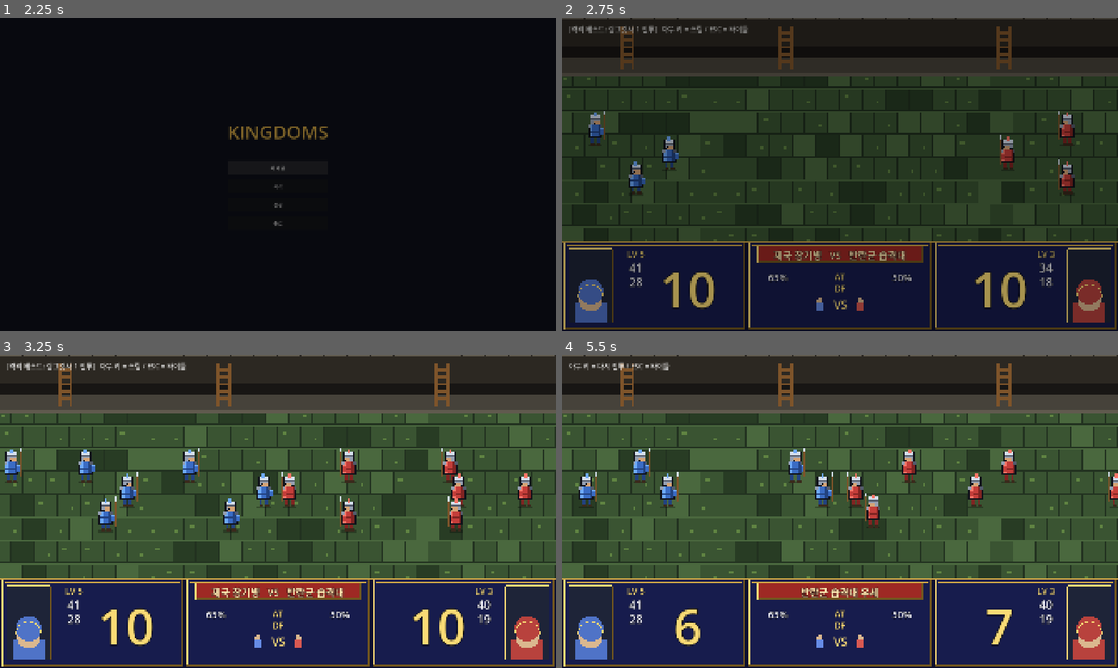
Above: before the commit, frames 1-4 (two rows, left to right).
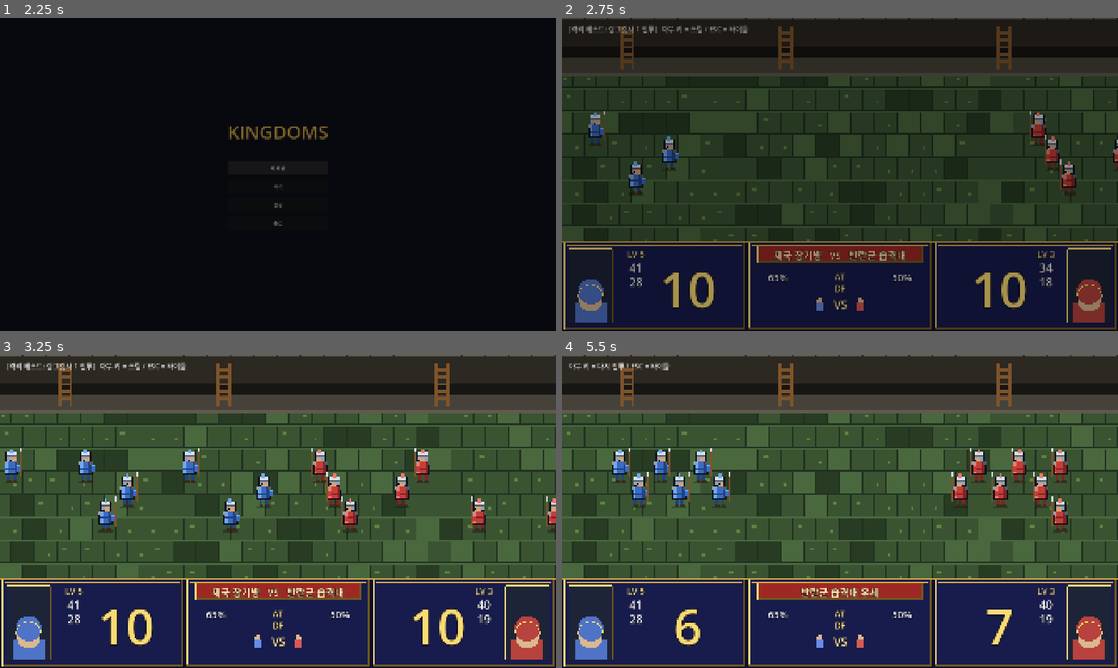
Above: after the commit, the same moments.

Repository: Johnyworld/kingdoms
Game: Godot game, scene res://scenes/splash/splash.tscn
The game is run twice, just before and just after one commit, with the same random seed, the same clock (stepped at 60 frames per second) and the same inputs.
Inputs (mouse positions are in pixels of both pictures, inside the frame that each line leads up to):
- Up to frame 1 (2.25 s): tap Enter at 0.5 s; move the mouse to (400, 158) at 0.52 s; hold D 0.53-1.25 s; hold Shift 0.53-1.25 s; click (400, 158) at 0.67 s; click "새 게임" at 1.25 s; click "새 게임" at 2 s
- Up to frame 2 (2.75 s): no input
- Up to frame 3 (3.25 s): drag from (166, 527) to (250, 574) at 2.77 s
- Up to frame 4 (5.5 s): move the mouse to (895, 442) at 3.52 s; hold D 3.53-4.25 s; tap Ctrl at 3.6 s; drag from (812, 574) to (673, 464) at 4.27 s; move the mouse to (1006, 558) at 5.02 s; hold A from 5.03 s (still down); tap Alt at 5.1 s

Frame 1 is identical in both runs. In frame 2, 1.1% of the frame differs, in the area x 78-100%, y 29-57%; in frame 3, 2.8%; in frame 4, 5.3%, in the area x 3-100%, y 29-57%.

Commit message:
feat(lang-battle): 전투 연출 재작성 — 자동 공방 + 킬 전 구간 분산 + 마지막 일괄 복귀
- 자동 공방 cadence(_auto_strike): 접전 병사가 STRIKE_INTERVAL(0.42s±)마다 자기 타겟에 공방 → 전투 내내
  계속 싸움(idle 제거). 재교전은 기존 _retarget_all이 자동 처리(타겟 죽으면 남은 적으로)
- 킬 스케줄(_build_plan): 사망 이벤트만 CLASH_STEP(0.2s)로 전 구간 분산 → 죽음이 앞으로 쏠려 뒷부분 비는
  문제 제거. 킬 총합은 Resolver 사망 수와 정확히 일치(=10−생존)
- 복귀는 마지막에 한 번(begin_retreat/_retreat_ready): 킬 소진 후 각 병사가 진행 중 공방을 마치면 home으로
  복귀 — 전투 중 이탈 없음("싸우고 다음 상대 찾고 싸우고 마지막에 제자리")
- 재타겟에서 RETURN/IDLE 병사 제외. POST_PAUSE 0(마무리 얼음 제거), RETREAT_MAX 4.0
- dead 코드 제거: strike/spark/dodge/focus/_pick_living/remaining, _interleave/_clash_step/CLASH_STEP_SOFT
- 테스트: _retreat_ready, 킬 스케줄 카운트 보존 추가. 스펙 §3.2/CLASH/RETREAT 동기화

Co-Authored-By: Claude Opus 4.8 (1M context) <noreply@anthropic.com>

Diff:
--- a/scenes/lang_battle/lang_battle.gd
+++ b/scenes/lang_battle/lang_battle.gd
@@ -15,10 +15,9 @@
 # 타이밍
 const STEP := 0.75          # AT/DF 지휘보정 틱업 시간(돌격과 동시 진행)
 const ADVANCE_TIME := 2.2   # 돌격 최대 시간(상한). 실제로는 접전 도달 시 전환
-const CLASH_STEP := 0.09      # 유효 타격(킬) 1회당 간격
-const CLASH_STEP_SOFT := 0.04 # 비살상 타격(MISS/SPECIAL/NO_KILL)은 빨리 넘김 — 빈 대치 압축
-const POST_PAUSE := 0.5     # 결과 표시 후 복귀 시작까지
-const RETREAT_MAX := 2.6    # 복귀 최대 시간(상한)
+const CLASH_STEP := 0.2       # 킬(사망) 이벤트 간격 — 전 구간에 퍼뜨려 뒷부분도 안 심심하게
+const POST_PAUSE := 0.0     # 결과 표시 후 복귀 시작까지 — 0=마지막 킬 직후 바로 순차 복귀(얼음 구간 제거)
+const RETREAT_MAX := 4.0    # 복귀 최대 시간(상한) — 스커미시 대기 + 순차 peel-off 감안
 
 const START_SOLDIERS := 10
 
@@ -31,7 +30,7 @@
 var _timer := 0.0
 var _a_cur := START_SOLDIERS
 var _b_cur := START_SOLDIERS
-var _events: Array = []  # 재생용(양측 볼리 교차)
+var _events: Array = []  # 킬 스케줄(전 구간 분산) — _build_plan
 var _event_i := 0
 var _clash_acc := 0.0
 
@@ -47,7 +46,7 @@
 	_d = LangResolver.make_unit(27, 1, START_SOLDIERS, 9, 5, 0, 3, 5)
 
 	_result = LangResolver.resolve_engagement(_rng, _a, _d)
-	_events = _interleave(_result["rounds"])
+	_events = _build_plan()
 
 	# 스폰 즉시: 병력·명중률 표시 + 돌격 시작 (숫자와 돌격을 동시에 — 원본 병렬 레이어)
 	var sa: Dictionary = _result["stats_a"]
@@ -60,17 +59,26 @@
 	_field.call("begin_advance")  # 스폰하자마자 바로 돌격
 	_enter(St.CHARGE)
 
-## 공격 볼리와 반격 볼리를 교차해 "동시 난투"로 보이게 한다(결과 불변, 연출만).
-func _interleave(rounds: Array) -> Array:
-	var a_vol: Array = rounds.filter(func(e): return e["attacker_side"] == 0)
-	var d_vol: Array = rounds.filter(func(e): return e["attacker_side"] == 1)
+## 킬(사망) 이벤트만 스케줄에 넣고 `CLASH_STEP` 간격으로 전 구간에 퍼뜨린다 — 죽음이 앞으로 쏠려
+## 뒷부분이 비는 문제 제거. 생존자 복귀는 스케줄 소진 후 begin_retreat로 "마지막에 한 번" 일괄(전투 중 이탈 없음).
+## 총합은 Resolver 결과 그대로: 사망 = 10 - 생존.
+func _build_plan() -> Array:
+	var da: int = START_SOLDIERS - _result["final_a_soldiers"]  # 공격측 사망
+	var dd: int = START_SOLDIERS - _result["final_d_soldiers"]  # 방어측 사망
+	return _side_list(da, dd, "kill")  # 양쪽 번갈아 → 사망이 한쪽으로 안 쏠림
+
+## side 0 n0개 + side 1 n1개 이벤트를 양쪽 번갈아 만든다(한쪽으로 안 쏠리게).
+func _side_list(n0: int, n1: int, kind: String) -> Array:
 	var out: Array = []
-	var n: int = maxi(a_vol.size(), d_vol.size())
-	for i in range(n):
-		if i < a_vol.size():
-			out.append(a_vol[i])
-		if i < d_vol.size():
-			out.append(d_vol[i])
+	var i0 := 0
+	var i1 := 0
+	while i0 < n0 or i1 < n1:
+		if i0 < n0:
+			out.append({"kind": kind, "side": 0})
+			i0 += 1
+		if i1 < n1:
+			out.append({"kind": kind, "side": 1})
+			i1 += 1
 	return out
 
 func _enter(s: int) -> void:
@@ -131,44 +139,25 @@
 	var df := int(round(lerpf(st["base_df"], st["df"], t)))
 	_hud.set_at_df(side, at, df)
 
-## 킬은 CLASH_STEP, 비살상 타격은 CLASH_STEP_SOFT로 재생 — 결과 불변, 빈 대치만 압축.
-func _clash_step(ev: Dictionary) -> float:
-	return CLASH_STEP if ev["kind"] == LangResolver.Hit.HIT else CLASH_STEP_SOFT
-
 func _process_clash(delta: float) -> void:
 	_clash_acc += delta
-	while _event_i < _events.size():
-		var step: float = _clash_step(_events[_event_i])
-		if _clash_acc < step:
-			break
-		_clash_acc -= step
+	while _clash_acc >= CLASH_STEP and _event_i < _events.size():
+		_clash_acc -= CLASH_STEP
 		_apply_event(_events[_event_i])
 		_event_i += 1
 	if _event_i >= _events.size():
 		_enter(St.POST)
 
+## 스케줄은 전부 킬 이벤트 — 접전 병사 1명 전사 + 병력 카운트 갱신.
 func _apply_event(ev: Dictionary) -> void:
-	var atk: int = ev["attacker_side"]
-	var tgt: int = ev["target_side"]
-	match ev["kind"]:
-		LangResolver.Hit.HIT:
-			var pos: Variant = _field.call("kill", tgt)
-			if pos != null:
-				_field.call("strike", atk, pos)
-			if tgt == 1:
-				_b_cur = maxi(0, _b_cur - 1)
-			else:
-				_a_cur = maxi(0, _a_cur - 1)
-			_hud.set_count(0, _a_cur)
-			_hud.set_count(1, _b_cur)
-		LangResolver.Hit.NO_KILL:
-			_field.call("strike", atk, _field.call("focus", tgt))
-			_field.call("spark", tgt)
-		LangResolver.Hit.MISS:
-			_field.call("strike", atk, _field.call("focus", tgt))
-			_field.call("dodge", tgt)
-		LangResolver.Hit.SPECIAL:
-			_field.call("strike", atk, _field.call("focus", tgt))
+	var side: int = ev["side"]
+	_field.call("kill", side)  # 넉백+섬광+흔들림
+	if side == 1:
+		_b_cur = maxi(0, _b_cur - 1)
+	else:
+		_a_cur = maxi(0, _a_cur - 1)
+	_hud.set_count(0, _a_cur)
+	_hud.set_count(1, _b_cur)
 
 func _unhandled_input(event: InputEvent) -> void:
 	if not (event.is_pressed() and not event.is_echo()):
--- a/scenes/lang_battle/lang_battlefield.gd
+++ b/scenes/lang_battle/lang_battlefield.gd
@@ -32,6 +32,8 @@
 const CLOSE_X := 36.0 * 1.2    # X가 이 안이면 Y 접근 시작 (원본 0x240000=36px)
 const GAP_X := 13.0            # 근접 시 좌우 간격(마주섬)
 const GAP_Y := 5.0
+const STRIKE_INTERVAL := 0.42  # 접전 중 자동 공방 주기(초) — 전투 내내 계속 주고받게(idle 방지)
+const STRIKE_JITTER := 0.18    # 공방 주기 무작위 편차(위상차)
 
 const STRIKE_DUR := 0.22
 # 사망: 원본 0x1976/0x19EA — 위로+뒤로 포물선 넉백 점프 → 착지 후 눕기+점멸 소멸(0x1B24)
@@ -117,6 +119,7 @@
 			"target": null,
 			"state": CHARGE,
 			"strike_t": 0.0,
+			"strike_cd": _rng.randf_range(0.0, STRIKE_INTERVAL),  # 자동 공방 쿨다운(위상 분산)
 			"death_t": 0.0,
 			"airborne": false,
 			"dvx": 0.0,
@@ -138,16 +141,16 @@
 	for side in [0, 1]:
 		var foes: Array = _soldiers[1 - side]
 		for s in _soldiers[side]:
-			if s["state"] == DYING:
-				new_targets[s["id"]] = null
+			if s["state"] == DYING or s["state"] == RETURN or s["state"] == IDLE:
+				new_targets[s["id"]] = null  # 죽는 중/복귀 중/정렬 완료 병사는 교전 안 함
 				continue
 			var sp: Vector2 = s["pos"]
 			var best: Variant = null
 			var best_pri := 0
 			var best_d := 1.0e9
 			for f in foes:
-				if f["state"] == DYING:
-					continue
+				if f["state"] == DYING or f["state"] == RETURN or f["state"] == IDLE:
+					continue  # 전장에서 빠지는 적은 타겟 후보에서 제외
 				var ft: Variant = f["target"]  # 그 적이 직전 프레임에 노리던 대상
 				var pri := 1                    # 딴 놈과 교전 중
 				if ft == null:
@@ -176,15 +179,14 @@
 func begin_advance() -> void:
 	_charging = true
 
-## 전투 종료: 생존자를 각자 처음 있던 자리(home)로 그대로 복귀시킨다. 죽은 자리는 비워진다.
+## 전투 종료: 이후 각 전투(MELEE/CHARGE) 병사는 진행 중이던 공방을 마치면 home으로 복귀(RETURN)한다.
+## 전원이 "마지막에 한 번" 돌아가는 그림 — 전투 중 이탈은 없다(재교전으로 끝까지 싸운 뒤 복귀).
 func begin_retreat() -> void:
 	_retreating = true
-	for side in [0, 1]:
-		for s in _soldiers[side]:
-			if s["state"] == DYING:
-				continue
-			s["state"] = RETURN
-			s["target"] = null
+
+## 전투 종료 후, 전투 병사가 진행 중 공방(strike_t)까지 마쳤으면 복귀 시작 가능.
+func _retreat_ready(s: Dictionary) -> bool:
+	return _retreating and (s["state"] == MELEE or s["state"] == CHARGE) and s["strike_t"] <= 0.0
 
 ## 진형 좌표: 진영 끝에 앵커, 중앙 방향으로 균일한 3행 [3,3,4] 열(가운데 행 쐐기). 각 병사의 복귀 위치.
 func _formation_slots(side: int, n: int) -> Array:
@@ -217,11 +219,11 @@
 			out.append(Vector2(edge_x + to_out * float(k) * SPAWN_DEPTH + to_center * diag + jx, ry))
 	return out
 
-## 복귀가 끝났는가(RETURN 상태 없음).
+## 복귀가 끝났는가 — 생존자가 모두 제자리(IDLE)인가. 대기(peel off 전)·이동(RETURN) 중이면 아직.
 func all_returned() -> bool:
 	for side in [0, 1]:
 		for s in _soldiers[side]:
-			if s["state"] == RETURN:
+			if s["state"] != IDLE and s["state"] != DYING:
 				return false
 	return true
 
@@ -239,25 +241,29 @@
 func _pick_engaged(side: int) -> Variant:
 	var pool: Array = _soldiers[side].filter(func(s): return s["state"] == MELEE)
 	if pool.is_empty():
-		pool = _soldiers[side].filter(func(s): return s["state"] != DYING)
+		pool = _soldiers[side].filter(func(s): return s["state"] == MELEE or s["state"] == CHARGE)
 	if pool.is_empty():
 		return null
 	return pool[_rng.randi() % pool.size()]
 
-## 공격측 한 병사가 적 위치로 찌르기 + 전방 이펙트 스폰 [0x1782].
-func strike(side: int, toward: Vector2) -> void:
-	var s: Variant = _pick_engaged(side)
-	if s != null:
-		s["strike_t"] = STRIKE_DUR
-		s["_lunge_to"] = toward
-		# [임시 비활성] ③ 전방 슬래시 이펙트
-		#var from: Vector2 = s["pos"]
-		#var dir := signf(toward.x - from.x)
-		#if dir == 0.0:
-		#	dir = s["face"]
-		#_effects.append({"pos": from + Vector2(dir * 6.0, -6.0), "vx": dir * 3.0 * 1.2 * 60.0,
-		#	"life": 0.22, "side": side})
-	_shake = maxf(_shake, 1.5)
+## 접전 중 병사가 자기 타겟(없으면 앞쪽)을 향해 자동 공방(연출). 데미지는 presenter의 kill이 별도 처리.
+## 모션이 꺼져 있어도 보이도록 접점에 작은 섬광 + 약한 흔들림. strike_t는 찌르기/창 뻗기 재활성 시 사용.
+func _auto_strike(s: Dictionary) -> void:
+	var tgt: Variant = s["target"]
+	var toward: Vector2 = s["pos"] + Vector2(s["face"] * 10.0, 0.0)
+	if tgt != null and tgt["state"] != DYING:
+		toward = tgt["pos"]
+		if toward.x != s["pos"].x:
+			s["face"] = signf(toward.x - s["pos"].x)
+	s["strike_t"] = STRIKE_DUR
+	s["_lunge_to"] = toward
+	# [임시 비활성] ③ 전방 슬래시 이펙트 [0x1860] — 재활성 시 아래 블록 주석 해제
+	#var dir: float = s["face"]
+	#_effects.append({"pos": s["pos"] + Vector2(dir * 6.0, -6.0), "vx": dir * 3.0 * 1.2 * 60.0,
+	#	"life": 0.22, "side": s["side"]})
+	var hit: Vector2 = (s["pos"] + toward) * 0.5
+	_flashes.append({"pos": hit, "life": 0.1, "max": 0.1, "big": false})
+	_shake = maxf(_shake, 0.8)
 
 func kill(side: int) -> Variant:
 	var s: Variant = _pick_engaged(side)
@@ -276,28 +282,6 @@
 	_shake = maxf(_shake, 2.5)
 	return pos
 
-func spark(side: int) -> void:
-	var s: Variant = _pick_engaged(side)
-	if s == null:
-		return
-	_flashes.append({"pos": s["pos"], "life": 0.16, "max": 0.16, "big": false})
-
-func dodge(_side: int) -> void:
-	pass
-
-func remaining(side: int) -> int:
-	var c := 0
-	for s in _soldiers[side]:
-		if s["state"] != DYING:
-			c += 1
-	return c
-
-func focus(side: int) -> Vector2:
-	var s: Variant = _pick_living(side)
-	if s != null:
-		return s["pos"]
-	return Vector2(FIELD_W * 0.5, BASE_Y)
-
 func force_result(a_final: int, b_final: int) -> void:
 	_reduce_to(0, a_final)
 	_reduce_to(1, b_final)
@@ -311,12 +295,6 @@
 	alive.append_array(dying)  # 죽는 중인 병사는 애니 끝날 때까지 유지
 	_soldiers[side] = alive
 
-func _pick_living(side: int) -> Variant:
-	var pool: Array = _soldiers[side].filter(func(s): return s["state"] != DYING)
-	if pool.is_empty():
-		return null
-	return pool[_rng.randi() % pool.size()]
-
 # ── 업데이트 ───────────────────────────────────────────────────────────────
 func _process(delta: float) -> void:
 	delta = minf(delta, 0.05)
@@ -330,6 +308,12 @@
 		for s in _soldiers[side]:
 			if s["strike_t"] > 0.0:
 				s["strike_t"] = maxf(0.0, s["strike_t"] - delta)
+			# 접전(MELEE) 병사 자동 공방: 계속 주고받게(idle 방지). 전투 종료(_retreating) 후엔 새 공방 안 시작.
+			if s["state"] == MELEE and not _retreating:
+				s["strike_cd"] = s.get("strike_cd", 0.0) - delta
+				if s["strike_cd"] <= 0.0:
+					_auto_strike(s)
+					s["strike_cd"] = STRIKE_INTERVAL + _rng.randf_range(0.0, STRIKE_JITTER)
 			if s["state"] == DYING:
 				if s["airborne"]:
 					# 포물선 넉백: 중력 가속 + 등속 뒤로. 착지하면 눕기 단계로.
@@ -348,6 +332,10 @@
 						continue  # 제거
 			elif s["state"] == RETURN:
 				_return_step(s, delta)  # 본인 진영으로 복귀
+			elif _retreat_ready(s):
+				# 전투 종료: 진행 중이던 공방(strike_t)을 마치면 그때 복귀 시작 → 마지막에 한 번, idle 없이.
+				s["state"] = RETURN
+				s["target"] = null
 			elif _charging and not _retreating:
 				_move_step(s, delta)
 			keep.append(s)
--- a/test/unit/test_lang_battle.gd
+++ b/test/unit/test_lang_battle.gd
@@ -3,6 +3,7 @@
 ## RNG 재현성(§2.5) + 교전 결정론(§2.2) + 전장 타겟팅 우선순위(§106, 원본 0xE5DA)를 확인한다.
 
 const Battlefield = preload("res://scenes/lang_battle/lang_battlefield.gd")
+const Presenter = preload("res://scenes/lang_battle/lang_battle.gd")
 
 func test_rng_reference_sequence() -> void:
 	# 스펙 §2.5 검증 수열: 상태 0에서 next()%100.
@@ -149,3 +150,46 @@
 	bf.free()
 	assert_ne(charge_after, charge_before, "CHARGE 병사는 겹치면 밀려난다")
 	assert_eq(melee_after, melee_before, "MELEE 병사는 분리로 밀리지 않는다(제자리 교전)")
+
+# ── 순차 복귀(begin_retreat/all_returned): 홈에서 먼 병사부터 하나씩 peel off ──────────
+func test_retreat_ready_waits_for_strike() -> void:
+	# 전투 종료 후, 진행 중이던 공방(strike_t>0)이면 아직 복귀 대기, 끝나면 복귀 시작 가능.
+	var bf = Battlefield.new()
+	bf._retreating = true
+	var mid := {"state": Battlefield.MELEE, "strike_t": 0.15}
+	var done := {"state": Battlefield.MELEE, "strike_t": 0.0}
+	var charging := {"state": Battlefield.CHARGE, "strike_t": 0.0}
+	var r_mid := bf._retreat_ready(mid)
+	var r_done := bf._retreat_ready(done)
+	var r_charge := bf._retreat_ready(charging)
+	bf.free()
+	assert_false(r_mid, "공방 중(strike_t>0)엔 복귀 대기")
+	assert_true(r_done, "공방 끝난 접전 병사는 복귀 시작")
+	assert_true(r_charge, "아직 접근 중(CHARGE)이던 병사도 복귀")
+
+# ── 킬 스케줄(_build_plan): 킬 총합이 Resolver 사망 수와 정확히 일치(결과 보존) ──────────
+func test_build_plan_matches_result_deaths() -> void:
+	# 생존 A5/D3 → 사망 A5/D7. 킬 이벤트만, 총 12개.
+	var p = Presenter.new()
+	p._result = {"final_a_soldiers": 5, "final_d_soldiers": 3}
+	var plan: Array = p._build_plan()
+	var kills := {0: 0, 1: 0}
+	for ev in plan:
+		assert_eq(ev["kind"], "kill", "스케줄은 전부 킬 이벤트")
+		kills[ev["side"]] += 1
+	p.free()
+	assert_eq(kills[0], 5, "공격측 사망 = 10 - 생존5")
+	assert_eq(kills[1], 7, "방어측 사망 = 10 - 생존3")
+	assert_eq(plan.size(), 12, "총 12 킬 이벤트")
+
+func test_all_returned_only_when_all_idle() -> void:
+	var bf = Battlefield.new()
+	var idle := {"id": 1, "side": 0, "pos": Vector2.ZERO, "home": Vector2.ZERO, "state": Battlefield.IDLE}
+	var returning := {"id": 2, "side": 1, "pos": Vector2(50, 0), "home": Vector2.ZERO, "state": Battlefield.RETURN}
+	bf._soldiers = {0: [idle], 1: [returning]}
+	var mixed := bf.all_returned()
+	returning["state"] = Battlefield.IDLE
+	var all_idle := bf.all_returned()
+	bf.free()
+	assert_false(mixed, "아직 이동 중(RETURN)인 병사가 있으면 미완료")
+	assert_true(all_idle, "생존자 전원 IDLE이면 복귀 완료")
Not shown, changed: docs/spec/features/lang-battle.md
